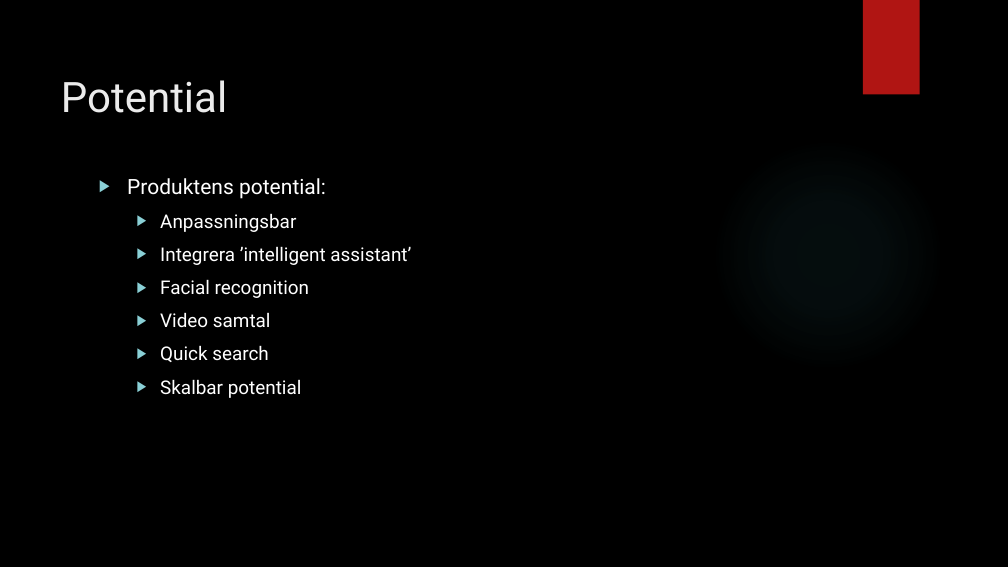
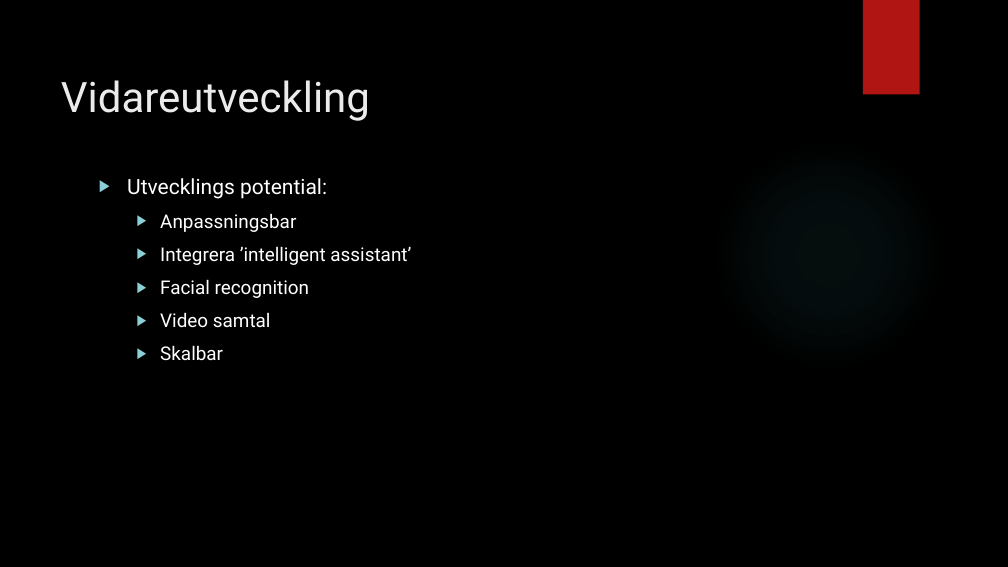
Before and after one commit to hamadaio/magic-mirror-project, a slide deck: slide 8 of pitch_group_mirror.pptx (slide 4 before the commit). Drawn at 1008x567 pixels with LibreOffice and Linux fonts; fonts in the diff are those of the drawing; background and template pictures are left out. Boxes give left, top, right and bottom in pixels: in the first picture for what was removed or moved away, otherwise in the second. Text is boxed around its words. In the diff, an @@ line names an element or a change of style, - is before the commit and + after.

```diff
--- a/pitch_group_mirror.pptx
+++ b/pitch_group_mirror.pptx
@@ title at [61,80,370,121]: text changed @@
-  Potential
+  Vidareutveckling
@@ text at [127,178,327,199]: text changed @@
-▶ Produktens potential:
+▶ Utvecklings potential:
@@ text at [160,345,223,361]: text changed @@
-  ▶ Quick search
-  ▶ Skalbar potential
+  ▶ Skalbar
```
Also in this commit, not shown: 2 other slides changed, 6 slides added, 1 other file.
